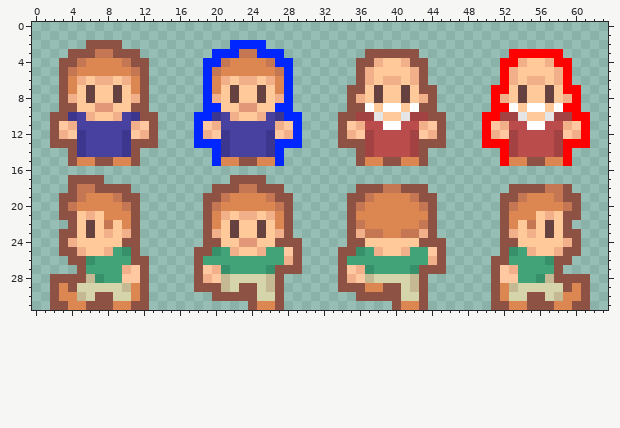
File history of a pixel-art sprite, assets/spritesheet/wizards.png. The picture above is the old version.
The file is 128x64 pixels, drawn in blocks of 2x2; one block is one cell here.
The result:
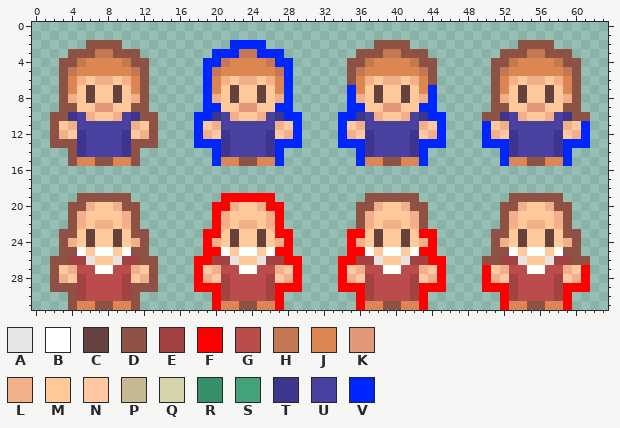
Palette (. is transparent): A #e5e5e5  B #ffffff  C #654140  D #8d5243  E #a34242  F #ff0000  G #ba4c4c  H #c57652  J #dc8652  K #e29779  L #f1b089  M #ffc999  N #ffc8a1  P #c5b993  Q #d6d4aa  R #369069  S #42a379  T #3d368e  U #4941a0  V #0026ff
From old to new:
@@ x 0..63 @@
  1 ................................................................
- 2 ......DDDD............VVVV......................................
- 3 ....DDDHHDDD........VVVHHVVV.........DDDDDD..........FFFFFF.....
- 4 ...DDHJJJJHDD......VVHJJJJHVV.......DDLMMLDD........FFLMMLFF....
- 5 ...DHJJJJJJHD......VHJJJJJJHV.......DLMMMMLD........FLMMMMLF....
- 6 ...DJLMLLMLJD......VJLMLLMLJV.......DLMLLMLD........FLMLLMLF....
- 7 ...DJMCMMCMJD......VJMCMMCMJV......DDMCMMCMDD......FFMCMMCMFF...
- 8 ...DLMCMMCMLD......VLMCMMCMLV......DLMCMMCMLD......FLMCMMCMLF...
- 9 ...DDMMKKMMDD......VVMMKKMMVV......DDBMBBMBDD......FFBMBBMBFF...
-10 ..DDTULMMLUTDD....VVTULMMLUTVV....DDEEAMMAEEDD....FFEEAMMAEEFF..
-11 ..DNLUUUUUULND....VNLUUUUUULNV....DNLGGBBGGLND....FNLGGBBGGLNF..
-12 ..DLNTUUUUTNLD....VLNTUUUUTNLV....DLNEGGGGENLD....FLNEGGGGENLF..
-13 ..DDDTUUUUTDDD....VVVTUUUUTVVV....DDDEGGGGEDDD....FFFEGGGGEFFF..
-14 ....DTUUUUTD........VTUUUUTV........DEGGGGED........FEGGGGEF....
-15 ....DJJDDJJD........VJJDDJJV........DJJDDJJD........FJJDDJJF....
+ 2 ......DDDD............VVVV............DDDD............DDDD......
+ 3 ....DDDHHDDD........VVVHHVVV........DDDHHDDD........DDDHHDDD....
+ 4 ...DDHJJJJHDD......VVHJJJJHVV......DDHJJJJHDD......DDHJJJJHDD...
+ 5 ...DHJJJJJJHD......VHJJJJJJHV......DHJJJJJJHD......DHJJJJJJHD...
+ 6 ...DJLMLLMLJD......VJLMLLMLJV......DJLMLLMLJD......DJLMLLMLJD...
+ 7 ...DJMCMMCMJD......VJMCMMCMJV......VJMCMMCMJV......DJMCMMCMJD...
+ 8 ...DLMCMMCMLD......VLMCMMCMLV......VLMCMMCMLV......DLMCMMCMLD...
+ 9 ...DDMMKKMMDD......VVMMKKMMVV......VVMMKKMMVV......DDMMKKMMDD...
+10 ..DDTULMMLUTDD....VVTULMMLUTVV....VVTULMMLUTVV....DDTULMMLUTDD..
+11 ..DNLUUUUUULND....VNLUUUUUULNV....VNLUUUUUULNV....VNLUUUUUULNV..
+12 ..DLNTUUUUTNLD....VLNTUUUUTNLV....VLNTUUUUTNLV....VLNTUUUUTNLV..
+13 ..DDDTUUUUTDDD....VVVTUUUUTVVV....VVVTUUUUTVVV....VVVTUUUUTVVV..
+14 ....DTUUUUTD........VTUUUUTV........VTUUUUTV........VTUUUUTV....
+15 ....DJJDDJJD........VJJDDJJV........VJJDDJJV........VJJDDJJV....
 16 ................................................................
-17 ....DDDD..............DDDD......................................
-18 ....DHHDDDD.........DDDHHDDD........DDDHHDDD.........DDDDHHD....
-19 ...DDHJJJHDD.......DDHJJJJHDD......DDHJJJJHDD.......DDHJJJHDD...
-20 ...DHJJJJJHD.......DHJJJJJJHD......DHJJJJJJHD.......DHJJJJJHD...
-21 ...DDMLMJJJD.......DJLMLLMLJD......DJJJJJJJJD.......DJJJMLMDD...
-22 ....DMCMHMJD.......DJMCMMCMJD......DHJJJJJJHD.......DJMHMCMD....
-23 ...DDMCMLMLD.......DLMCMMCMLD......DLHHJJHHLD.......DLMLMCMDD...
-24 ...DLMMMMMDD.......DDMMKKMMDDD.....DDMMMMMMDDD......DDMMMMMLD...
-25 ...DDLMMLSRD......DDRSLMMLSSND....DDRSLMMLSSND......DRSLMMLDD...
-26 ....DDRSSSSDD.....DSSSSSSSSSLD....DSSSSSSSSSLD.....DDSSSSRDD....
-27 .....DSSSSLND.....DNLRSSSSRDDD....DNLRSSSSRDDD.....DNLSSSSD.....
-28 ..DDDDPRSSNND.....DLNPQQQQPD......DLNPQQQQPD.......DNNSSRPDDDD..
-29 ..DJDQQQQQPJD.....DDDPQDDQPD......DDDJJDDQPD.......DJPQQQQQDJD..
-30 ..DJJPQDDQQJD.......DDDDDQQD........DDDDDQQD.......DJQQDDQPJJD..
-31 ..DDJJDDDJJDD...........DJJD............DJJD.......DDJJDDDJJDD..
+17 ................................................................
+18 ................................................................
+19 .....DDDDDD..........FFFFFF..........DDDDDD..........DDDDDD.....
+20 ....DDLMMLDD........FFLMMLFF........DDLMMLDD........DDLMMLDD....
+21 ....DLMMMMLD........FLMMMMLF........DLMMMMLD........DLMMMMLD....
+22 ....DLMLLMLD........FLMLLMLF........DLMLLMLD........DLMLLMLD....
+23 ...DDMCMMCMDD......FFMCMMCMFF......FFMCMMCMFF......DDMCMMCMDD...
+24 ...DLMCMMCMLD......FLMCMMCMLF......FLMCMMCMLF......DLMCMMCMLD...
+25 ...DDBMBBMBDD......FFBMBBMBFF......FFBMBBMBFF......DDBMBBMBDD...
+26 ..DDEEAMMAEEDD....FFEEAMMAEEFF....FFEEAMMAEEFF....DDEEAMMAEEDD..
+27 ..DNLGGBBGGLND....FNLGGBBGGLNF....FNLGGBBGGLNF....FNLGGBBGGLNF..
+28 ..DLNEGGGGENLD....FLNEGGGGENLF....FLNEGGGGENLF....FLNEGGGGENLF..
+29 ..DDDEGGGGEDDD....FFFEGGGGEFFF....FFFEGGGGEFFF....FFFEGGGGEFFF..
+30 ....DEGGGGED........FEGGGGEF........FEGGGGEF........FEGGGGEF....
+31 ....DJJDDJJD........FJJDDJJF........FJJDDJJF........FJJDDJJF....
